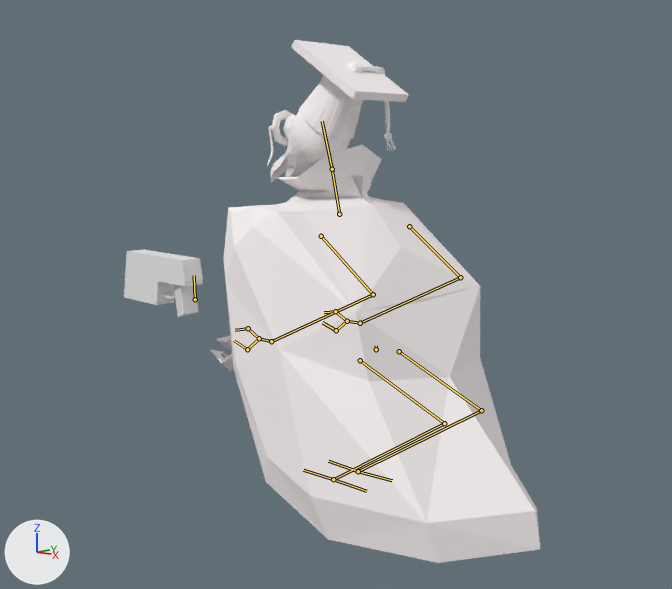
The Blender file ChicknDestroy/desing/gallinas_filo/gallinas/graduated_pistola.blend: old version first, new version second.
One viewpoint serves both versions: a 50 mm camera at (1.059, -1.233, 0.634) aimed at (-0.018, -0.034, 0.378). Every picture has the same lights, and +X, +Y and +Z are marked at lower left. The bones that bend it are drawn over the model as lines.
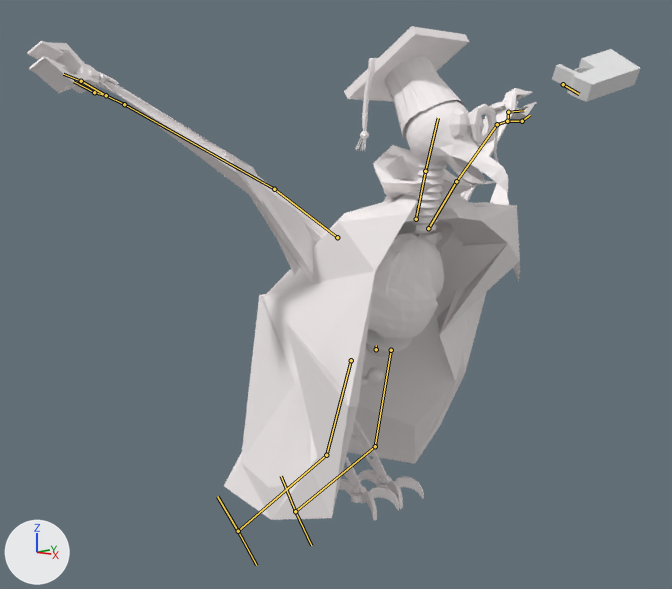
The newer file adds an action. The first version stands in its rest pose; the second is drawn at frame 10 of the action 'saltarIzquierda'.

What the commit changed:
Bone 'Bone' (bone_bone) turns from (0, 0, 0) to (0, 179, 0) degrees about its own x, y and z.
Bone 'Bone.003' (bone_bone_003) turns from (0, 0, 0) to (38, 26, -87) degrees about its own x, y and z.
Bone 'Bone.004' (bone_bone_004) turns from (0, 0, 0) to (106, 13, -53) degrees about its own x, y and z.
Bone 'Bone.010' (bone_bone_010) turns from (0, 0, 0) to (43, -34, 76) degrees about its own x, y and z.
Bone 'Bone.011' (bone_bone_011) turns from (0, 0, 0) to (104, -18, 67) degrees about its own x, y and z.
Bone 'Bone.017' (bone_bone_017) turns from (0, 0, 0) to (-56, 0, 0) degrees about its own x, y and z.
Bone 'Bone.018' (bone_bone_018) turns from (0, 0, 0) to (163, 0, 0) degrees about its own x, y and z.
Bone 'Bone.020' (bone_bone_020) turns from (0, 0, 0) to (-49, 0, 0) degrees about its own x, y and z.
Bone 'Bone.021' (bone_bone_021) turns from (0, 0, 0) to (154, 0, 0) degrees about its own x, y and z.
Bone 'Bone.022' (bone_bone_022) turns from (0, 0, 0) to (-56, 0, 0) degrees about its own x, y and z.
Bone 'Bone.023' (bone_bone_023) turns from (0, 0, 0) to (-62, 0, 0) degrees about its own x, y and z.

Where the change shows, as pixel boxes [x1, y1, x2, y2] in the pictures (672 x 589 px):
'Cylinder', posed (54% wider)
    before: [210, 40, 540, 563]
    after: [27, 26, 537, 520]
'Cylinder.001', posed (12% wider, 22% shorter)
    before: [124, 249, 203, 317]
    after: [552, 49, 641, 102]
bone 'Bone.003', root to tip
    before: (321, 236) to (373, 294)
    after: (428, 228) to (456, 181)
bone 'Bone.004', root to tip
    before: (373, 294) to (271, 341)
    after: (456, 181) to (497, 124)
bone 'Bone.010', root to tip
    before: (409, 226) to (460, 277)
    after: (337, 237) to (274, 189)
bone 'Bone.011', root to tip
    before: (460, 277) to (360, 323)
    after: (274, 189) to (124, 104)
bone 'Bone.017', root to tip
    before: (360, 360) to (444, 423)
    after: (391, 350) to (375, 446)
bone 'Bone.018', root to tip
    before: (444, 423) to (333, 479)
    after: (375, 446) to (295, 511)
bone 'Bone.020', root to tip
    before: (399, 351) to (481, 410)
    after: (351, 360) to (326, 455)
bone 'Bone.021', root to tip
    before: (481, 410) to (358, 471)
    after: (326, 455) to (238, 531)
bone 'Bone.022', root to tip
    before: (358, 471) to (328, 461)
    after: (238, 531) to (256, 565)
bone 'Bone.023', root to tip
    before: (358, 471) to (392, 480)
    after: (238, 531) to (217, 496)
